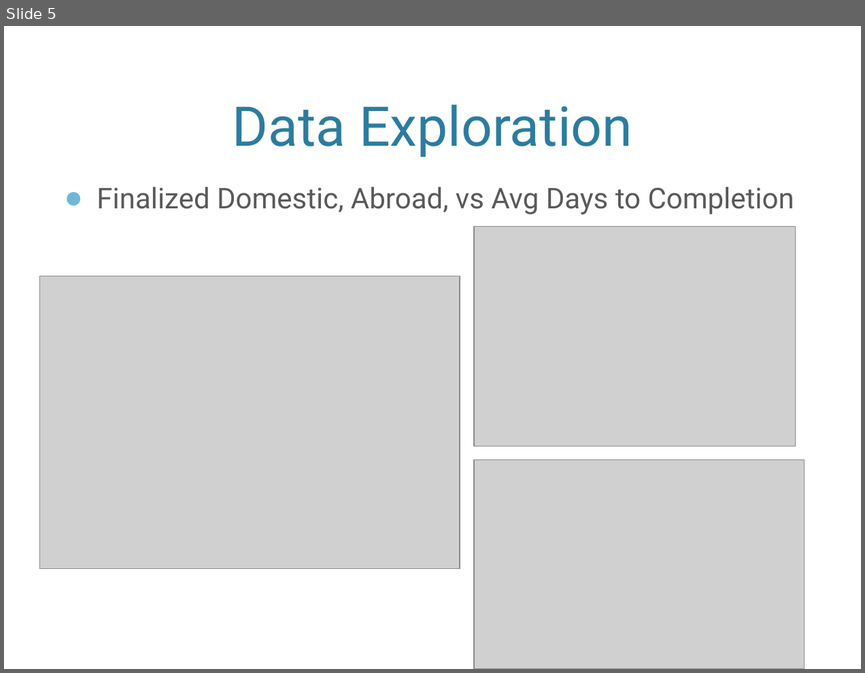
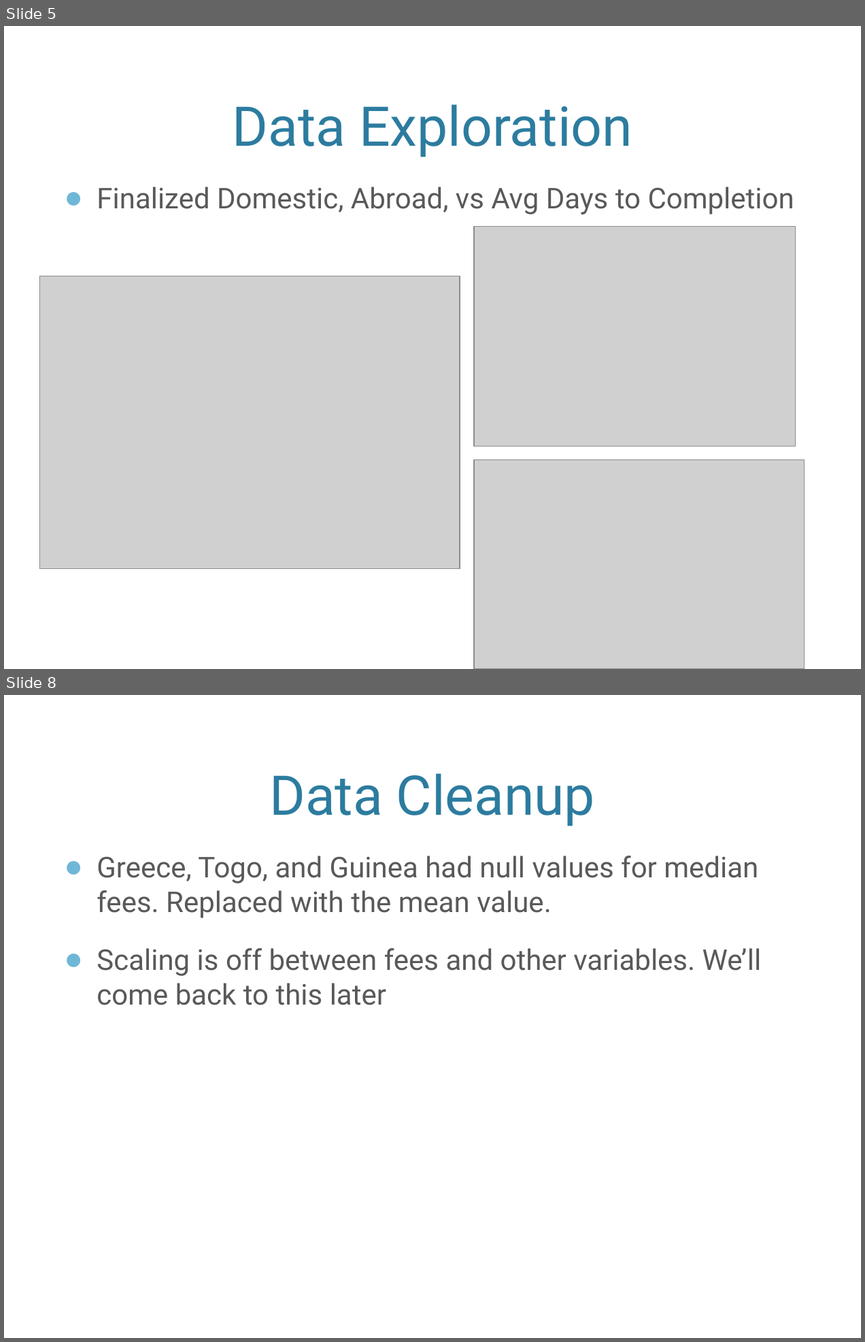
Before and after one commit to mgreese/Dat6-students, a slide deck: reese/Adoption_Presentation.pptx. Shown one above the other, each under a label of ours: slide 5 before the commit, slides 5 and 8 after it; the slides between them are not shown. The pictures are 865x673 and 865x1342 pixels, drawn with LibreOffice and Linux fonts; fonts in the diff are those of the drawing; grey boxes stand for pictures; background and template pictures are left out. Boxes give left, top, right and bottom in pixels: in the first picture for what was removed or moved away, otherwise in the second. Text is boxed around its words. In the diff, an @@ line names an element or a change of style, - is before the commit and + after.

```diff
--- a/reese/Adoption_Presentation.pptx
+++ b/reese/Adoption_Presentation.pptx
@@ slide 8 added at box(4, 695, 861, 1338), background picture (left out) @@
@@ title added at box(269, 773, 595, 826), 46 pt, text #2C7C9F @@
+Data Cleanup
@@ text added at box(96, 855, 762, 1005), 24 pt, text #595959 @@
+● Greece, Togo, and Guinea had null values for median fees. Replaced with the mean value.
+● Scaling is off between fees and other variables. We’ll come back to this later
```
Also in this commit, not shown: 2 slides changed, 10 other slides added, 1 other file.
